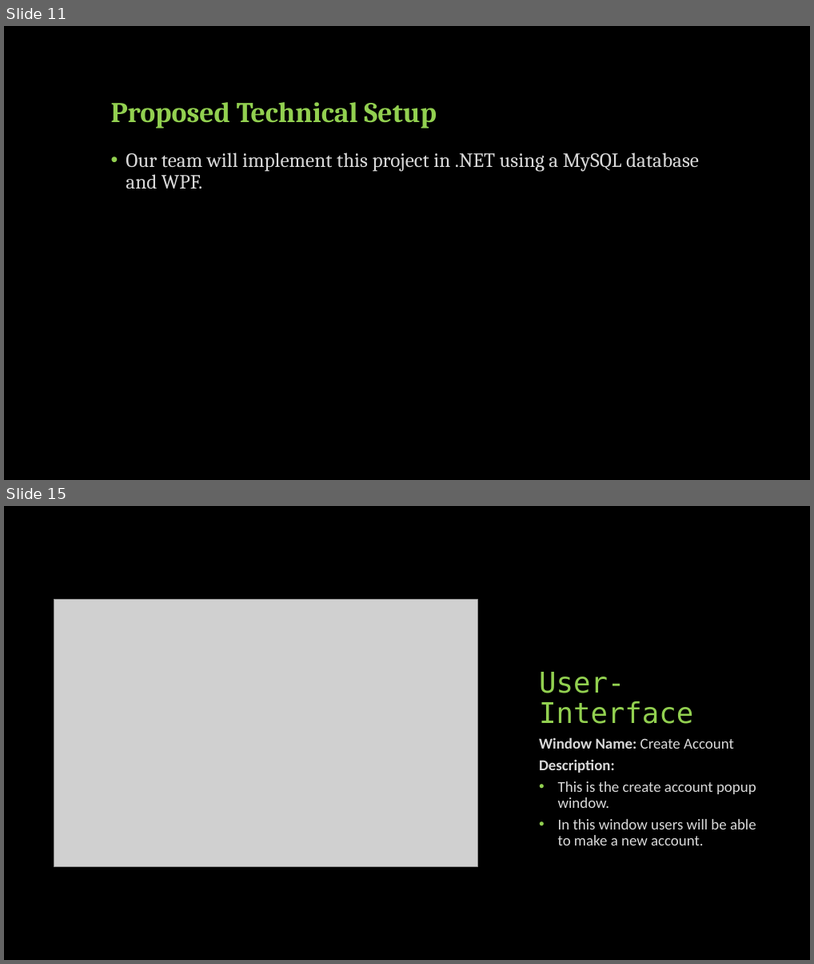
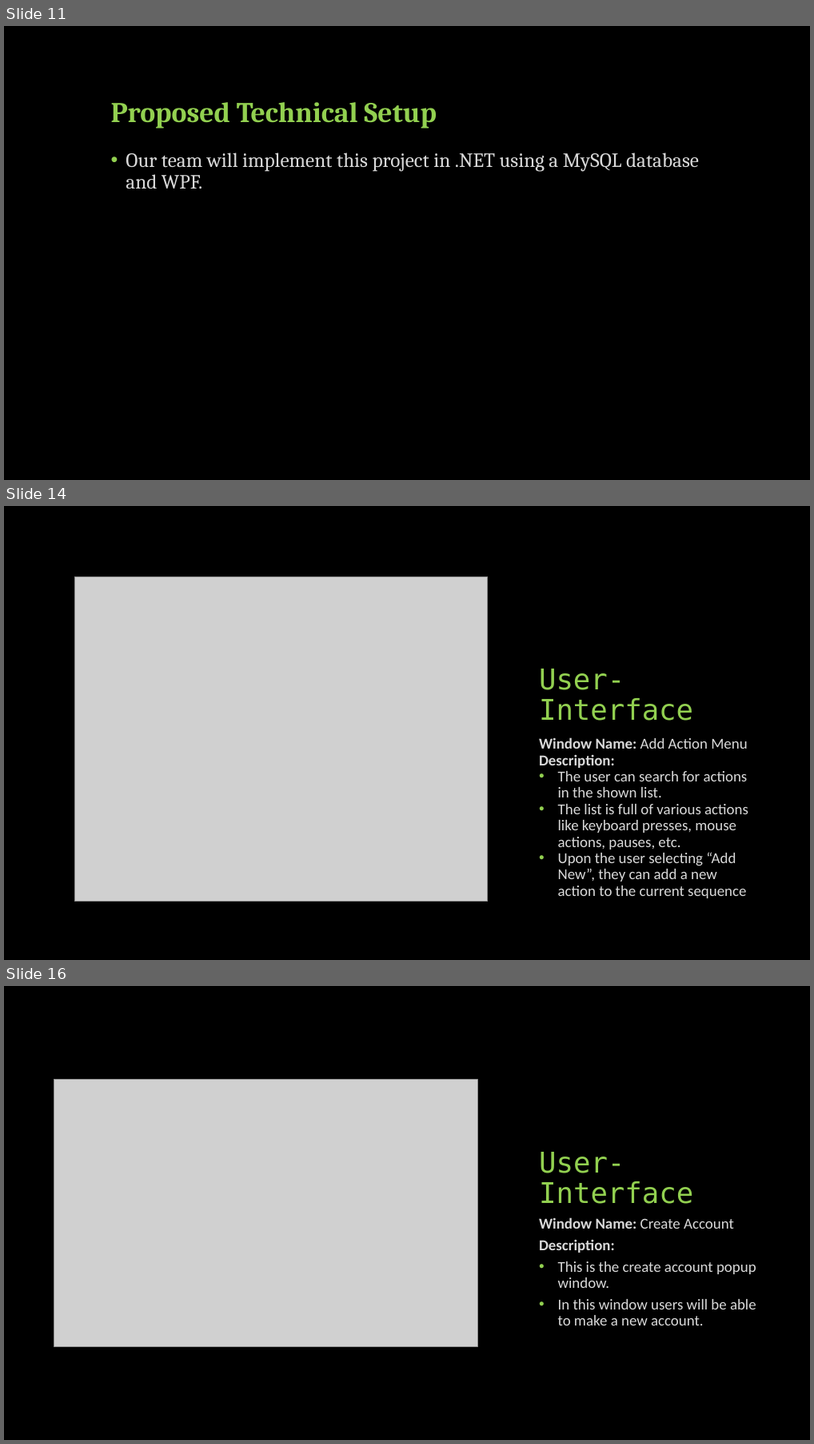
Before and after one commit to CS341-Group-2/sprint-1-presentation, a slide deck: Group 2 Introductory Presentation.pptx. Shown one above the other, each under a label of ours: slides 11 and 15 before the commit, slides 11, 14 and 16 after it; the slides between them are not shown. The pictures are 814x964 and 814x1444 pixels, drawn with LibreOffice and Linux fonts; fonts in the diff are those of the drawing; grey boxes stand for pictures. Boxes give left, top, right and bottom in pixels: in the first picture for what was removed or moved away, otherwise in the second. Text is boxed around its words. In the diff, an @@ line names an element or a change of style, - is before the commit and + after.

Commit message:
UI Section Changes
Cleaned up a few of the UI menus. Made changes to the script list according to what he wanted.

```diff
--- a/Group 2 Introductory Presentation.pptx
+++ b/Group 2 Introductory Presentation.pptx
@@ slide 14 added at (4, 506, 810, 960), background #000000 @@
@@ picture added at (74, 576, 487, 901) @@
@@ title added at (539, 668, 694, 720), 34 pt, text #92D050 @@
+User-Interface
@@ text added at (539, 737, 749, 898), 18 pt, text #D9D9D9 @@
+Window Name: Add Action Menu
+Description:
+• The user can search for actions in the shown list.
+• The list is full of various actions like keyboard presses, mouse actions, pauses, etc.
+• Upon the user selecting “Add New”, they can add a new action to the current sequence
@@ what was slide 15 is now slide 16 @@
```
Also in this commit, not shown: 5 slides changed.
